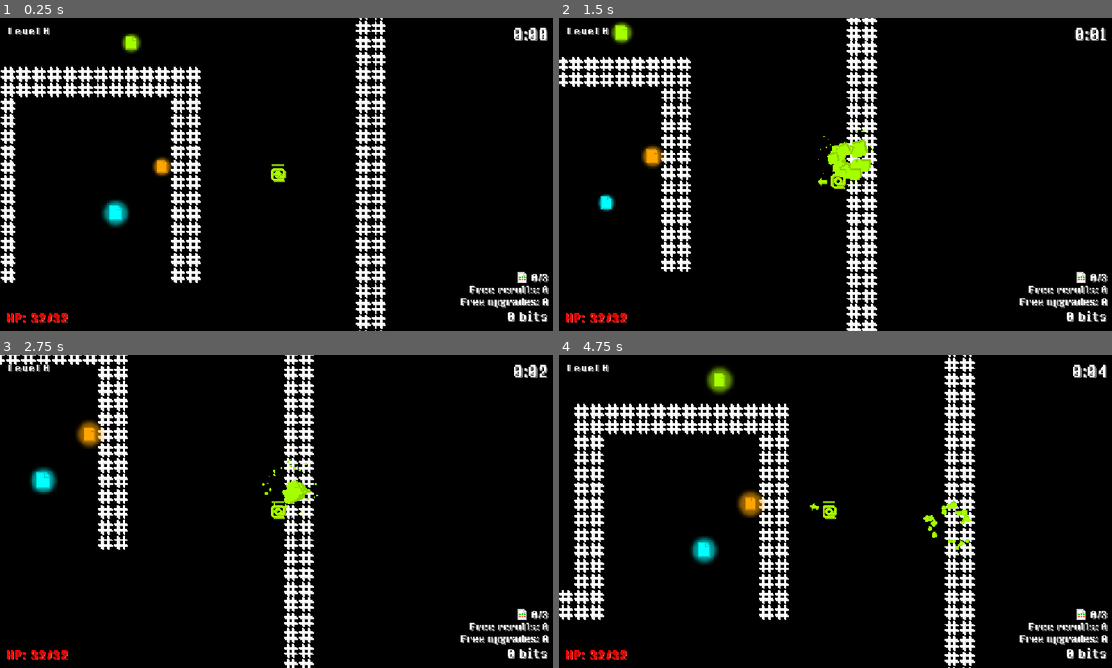
Above: before the commit, frames 1-4 (two rows, left to right).
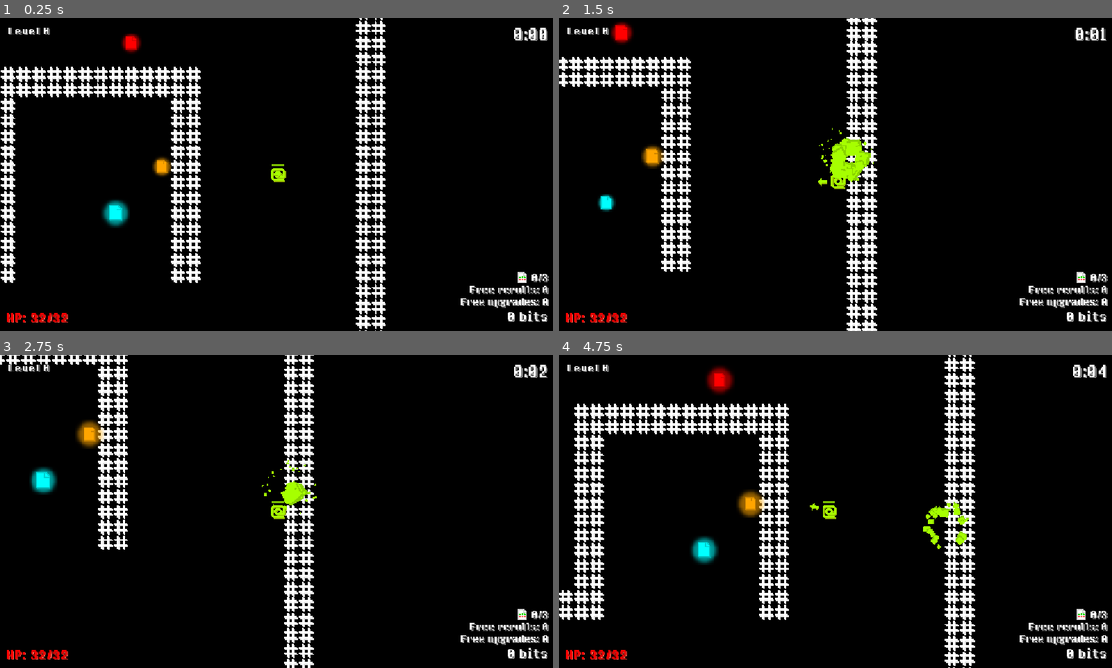
Above: after the commit, the same moments.

Repository: JLi69/codepatch
Game: Godot game, scene res://scenes/main.tscn
The game is run twice, just before and just after one commit, with the same random seed, the same clock (stepped at 60 frames per second) and the same inputs.
Inputs (mouse positions are in pixels of both pictures, inside the frame that each line leads up to):
- Up to frame 1 (0.25 s): no input
- Up to frame 2 (1.5 s): move the mouse to (957, 158) at 0.52 s; press the mouse at (957, 158) at 0.53 s; hold Right (right) 0.53-1.28 s; move the mouse to (724, 190) at 1.27 s; release the mouse at (724, 190) at 1.28 s; hold Down (down) from 1.28 s (still down); click (724, 190) at 1.35 s
- Up to frame 3 (2.75 s): move the mouse to (331, 442) at 2.02 s; release Down (down) at 2.03 s; press the mouse at (331, 442) at 2.03 s; hold Right (right) from 2.03 s (still down)
- Up to frame 4 (4.75 s): move the mouse to (807, 574) at 2.77 s; release Right (right) at 2.78 s; release the mouse at (807, 574) at 2.78 s; hold Up (up) 2.78-3.53 s; click (807, 574) at 2.85 s; move the mouse to (1001, 558) at 3.52 s; press the mouse at (1001, 558) at 3.53 s; hold Left (left) from 3.53 s (still down); move the mouse to (669, 464) at 4.27 s; release the mouse at (669, 464) at 4.28 s; click (669, 464) at 4.35 s

The runs differ from the first frame. In frame 1, 0.2% of the frame differs, in the area x 21-26%, y 4-12%; in frame 2, 0.7%; in frame 3, 0.2%; in frame 4, 0.8%, in the area x 26-75%, y 3-63%.

Commit message:
Added upgrades to the store.

Diff:
--- a/scenes/store.tscn
+++ b/scenes/store.tscn
@@ -20,9 +20,9 @@
 anchor_left = 0.5
 anchor_right = 0.5
 offset_left = -158.5
-offset_top = 24.0
+offset_top = 16.0
 offset_right = 158.5
-offset_bottom = 95.0
+offset_bottom = 87.0
 grow_horizontal = 2
 theme_override_colors/font_color = Color(0, 1, 0, 1)
 theme_override_colors/font_shadow_color = Color(7.099286e-07, 0.39123017, 0, 1)
@@ -51,7 +51,7 @@
 theme_override_constants/separation = 12
 
 [node name="Upgrade1" type="Button" parent="Buttons" unique_id=435661026]
-custom_minimum_size = Vector2(0, 48)
+custom_minimum_size = Vector2(0, 60)
 layout_mode = 2
 theme_override_colors/font_color = Color(0, 0.5545257, 9.62615e-07, 1)
 theme_override_colors/font_focus_color = Color(0, 1, 0, 1)
@@ -59,12 +59,13 @@
 theme_override_colors/font_hover_color = Color(0, 1, 0, 1)
 theme_override_colors/font_hover_pressed_color = Color(0, 1, 0, 1)
 theme_override_colors/font_disabled_color = Color(0, 0.2175481, 1.2032687e-07, 1)
+theme_override_constants/line_spacing = 6
 theme_override_fonts/font = ExtResource("3_codmc")
-theme_override_font_sizes/font_size = 25
+theme_override_font_sizes/font_size = 20
 text = "UPGRADE1"
 
 [node name="Upgrade2" type="Button" parent="Buttons" unique_id=809246005]
-custom_minimum_size = Vector2(0, 48)
+custom_minimum_size = Vector2(0, 60)
 layout_mode = 2
 theme_override_colors/font_color = Color(0, 0.5545257, 9.62615e-07, 1)
 theme_override_colors/font_focus_color = Color(0, 1, 0, 1)
@@ -72,12 +73,13 @@
 theme_override_colors/font_hover_color = Color(0, 1, 0, 1)
 theme_override_colors/font_hover_pressed_color = Color(0, 1, 0, 1)
 theme_override_colors/font_disabled_color = Color(0, 0.2175481, 1.2032687e-07, 1)
+theme_override_constants/line_spacing = 6
 theme_override_fonts/font = ExtResource("3_codmc")
-theme_override_font_sizes/font_size = 25
+theme_override_font_sizes/font_size = 20
 text = "UPGRADE2"
 
 [node name="Upgrade3" type="Button" parent="Buttons" unique_id=1692492492]
-custom_minimum_size = Vector2(0, 48)
+custom_minimum_size = Vector2(0, 60)
 layout_mode = 2
 theme_override_colors/font_color = Color(0, 0.5545257, 9.62615e-07, 1)
 theme_override_colors/font_focus_color = Color(0, 1, 0, 1)
@@ -85,8 +87,9 @@
 theme_override_colors/font_hover_color = Color(0, 1, 0, 1)
 theme_override_colors/font_hover_pressed_color = Color(0, 1, 0, 1)
 theme_override_colors/font_disabled_color = Color(0, 0.2175481, 1.2032687e-07, 1)
+theme_override_constants/line_spacing = 6
 theme_override_fonts/font = ExtResource("3_codmc")
-theme_override_font_sizes/font_size = 25
+theme_override_font_sizes/font_size = 20
 text = "UPGRADE3"
 
 [node name="BuyHeal" type="Button" parent="Buttons" unique_id=1398076769]
@@ -140,9 +143,9 @@
 anchor_right = 0.5
 anchor_bottom = 1.0
 offset_left = -183.0
-offset_top = -178.0
+offset_top = -154.0
 offset_right = 183.0
-offset_bottom = -80.0
+offset_bottom = -56.0
 grow_horizontal = 2
 grow_vertical = 0
 theme_override_colors/font_color = Color(0, 0.45882353, 0, 1)
@@ -173,4 +176,5 @@
 autowrap_mode = 2
 
 [connection signal="pressed" from="Buttons/BuyHeal" to="." method="_on_buy_heal_pressed"]
+[connection signal="pressed" from="Buttons/Reroll" to="." method="_on_reroll_pressed"]
 [connection signal="pressed" from="NextLevel" to="." method="_on_next_level_pressed"]
--- a/scripts/enemies/bug.gd
+++ b/scripts/enemies/bug.gd
@@ -170,14 +170,14 @@
 	explosion.global_position = global_position
 	explosion.scale *= 0.4
 	explosion.modulate = $AnimatedSprite2D.modulate
-	level.add_child(explosion)
+	level.call_deferred("add_child", explosion)
 
 	if randf() < drop_file_probability:
 		var file: FileItem = file_scene.instantiate()
 		file.global_position = global_position
 		file.id = file_drop
 		if level:
-			level.add_child(file)
+			level.call_deferred("add_child", file)
 
 func _process(delta: float) -> void:
 	$Healthbar.update_bar(health, max_health)
--- a/scripts/file_item.gd
+++ b/scripts/file_item.gd
@@ -9,7 +9,13 @@
 
 const POSSIBLE_EFFECTS: Array[String] = [
 	"heal",
+	"heal",
+	"heal",
+	"heal",
 	"speed",
+	"speed",
+	"bits",
+	"bits",
 	"bits",
 	"bullet",
 	"reroll",
@@ -61,6 +67,9 @@
 
 func _on_area_entered(area: Area2D) -> void:
 	if area.get_parent() is Player:
+		if area.get_parent().health <= 0:
+			return
+
 		queue_free()
 		var player: Player = area.get_parent()
 		apply_effect(player)
--- a/scripts/player.gd
+++ b/scripts/player.gd
@@ -8,14 +8,14 @@
 const DEFAULT_SHOOT_COOLDOWN: float = 0.5
 
 # Stats that can be upgraded
-var speed: float = DEFAULT_SPEED
+var speed: float = 1.0
 var max_health: int = DEFAULT_MAX_HEALTH
 var shoot_cooldown: float = DEFAULT_SHOOT_COOLDOWN
 var bullet_count: int = 1
 var bullet_damage: int = 1
 var score_multiplier: float = 1.0
-# In radians
-var bullet_spread: float = deg_to_rad(60.0)
+# In degrees
+var bullet_spread: float = 60.0
 
 var free_rerolls: int = 0
 var free_upgrades: int = 0
@@ -77,7 +77,7 @@
 	if !can_move:
 		velocity = Vector2.ZERO
 
-	velocity = velocity.normalized() * speed
+	velocity = velocity.normalized() * speed * DEFAULT_SPEED
 	if speed_time > 0.0:
 		velocity *= 2.0
 	speed_time = max(speed_time - delta, 0.0)
@@ -98,6 +98,9 @@
 func heal(amt: int) -> void:
 	health = min(max_health, health + amt)
 
+func clamp_value(id: String, min_val: float) -> void:
+	set(id, max(get(id), min_val))
+
 func _on_bullet_hitbox_area_entered(area: Area2D) -> void:
 	if health <= 0:
 		return
--- a/scripts/player_gun.gd
+++ b/scripts/player_gun.gd
@@ -37,7 +37,7 @@
 	if shoot_cooldown <= 0.0 and Input.is_action_pressed("shoot"):
 		shoot_cooldown = player.shoot_cooldown
 		var bullet_count: int = player.bullet_count
-		var spread: float = player.bullet_spread
+		var spread: float = deg_to_rad(player.bullet_spread)
 		if player.multishots_left > 0:
 			player.multishots_left -= 1
 			bullet_count = ceili(bullet_count * randf_range(1.25, 2.5))
--- a/scripts/store.gd
+++ b/scripts/store.gd
@@ -1,4 +1,165 @@
 extends Control
+
+class Upgrade:
+	var cost: int = 0
+	# Double = upgrade one stat, downgrade another
+	const UPGRADE_TYPE_LIST: Array[String] = [ "add", "mult", "double" ]
+	var upgrade_type: String = ""
+	const STAT_LIST: Array[String] = [
+		"max_health",
+		"speed",
+		"bullet_count",
+		"bullet_spread",
+		"bullet_damage",
+		"shoot_cooldown",
+		"score_multiplier",
+	]
+	var value: float = 0.0
+	var upgrade_stat: String = ""
+	var downgrade_value: float = 0.0
+	var downgrade_stat: String = ""
+
+	const UPGRADE_VALUES_ADD: Dictionary = {
+		"max_health" : [ 6.0, 8.0, 10.0, 12.0 ],
+		"speed" : [ 0.05, 0.1, 0.15, 0.15, 0.25, 0.25, 0.3 ],
+		"bullet_count" : [ 1.0, 1.0, 2.0 ],
+		"bullet_spread": [ 8.0, 6.0, 5.0, -5.0, -6.0, -8.0 ],
+		"bullet_damage" : [ 1.0, 1.0, 1.0, 2.0 ],
+		"shoot_cooldown" : [ -0.025, -0.05, -0.05, -0.075, -0.1 ],
+		"score_multiplier" : [ 0.1, 0.1, 0.15, 0.15, 0.2, 0.2, 0.25, 0.4, 0.5 ],
+	}
+
+	const UPGRADE_VALUES_MULT: Dictionary = {
+		"max_health" : [ 1.1, 1.15, 1.2, 1.25 ],
+		"speed" : [ 1.05, 1.1, 1.1, 1.15, 1.2 ],
+		"bullet_count" : [ 1.1, 1.25, 1.5 ],
+		"bullet_spread": [ 0.95, 0.9, 0.9, 0.85, 0.8 ],
+		"bullet_damage" : [ 1.1, 1.25, 1.5  ],
+		"shoot_cooldown" : [ 0.95, 0.95, 0.9, 0.9, 0.85, 0.8, 0.75 ],
+		"score_multiplier" : [ 1.1, 1.2, 1.3, 1.4, 1.5 ],
+	}
+
+	const UPGRADE_NAME: Dictionary = {
+		"max_health" : "MAX HP",
+		"speed" : "SPEED",
+		"bullet_count" : "COUNT",
+		"bullet_spread" : "SPREAD",
+		"bullet_damage" : "DAMAGE" ,
+		"shoot_cooldown" : "COOLDOWN",
+		"score_multiplier" : "BIT MULT",
+	}
+
+	const MIN_VALUES: Dictionary = {
+		"max_health" : 1,
+		"speed" : 0.01,
+		"bullet_count" : 0,
+		"bullet_damage" : 0,
+		"bullet_spread" : 0.001,
+		"shoot_cooldown" : 0.001,
+		"score_multiplier" : 0.0,
+	}
+
+	static var format_str: Dictionary = {
+		"max_health" : func(v: float) -> String: return "%d" % int(v),
+		"speed" : func(v: float) -> String: return "%.2f" % v,
+		"bullet_count" : func(v: float) -> String: return "%d" % int(v),
+		"bullet_spread" : func(v: float) -> String: return "%ddeg" % int(v),
+		"bullet_damage" : func(v: float) -> String: return "%d" % int(v),
+		"shoot_cooldown" : func(v: float) -> String: return "%dms" % int(v * 1000.0),
+		"score_multiplier" : func(v: float) -> String: return "%.2f" % v,
+	}
+
+	func _init() -> void:
+		upgrade_type = UPGRADE_TYPE_LIST[randi() % len(UPGRADE_TYPE_LIST)]
+		var index: int
+		match upgrade_type:
+			"add":
+				upgrade_stat = STAT_LIST[randi() % len(STAT_LIST)]
+				cost = randi_range(250, 500)
+				# Get the stat value change of the upgrade
+				index = randi_range(0, len(UPGRADE_VALUES_ADD[upgrade_stat]) - 1)
+				value = UPGRADE_VALUES_ADD[upgrade_stat][index]
+			"mult":
+				upgrade_stat = STAT_LIST[randi() % len(STAT_LIST)]
+				cost = randi_range(300, 800)
+				# Get the stat value of the upgrade
+				index = randi_range(0, len(UPGRADE_VALUES_MULT[upgrade_stat]) - 1)
+				value = UPGRADE_VALUES_MULT[upgrade_stat][index]
+			"double":
+				index = randi() % len(STAT_LIST)
+				upgrade_stat = STAT_LIST[index]
+				downgrade_stat = STAT_LIST[randi() % len(STAT_LIST)]
+				if downgrade_stat == upgrade_stat:
+					downgrade_stat = STAT_LIST[(index + 1) % len(STAT_LIST)]
+				cost = randi_range(400, 800)
+				# Get the stat value of the upgrade
+				index = randi_range(0, len(UPGRADE_VALUES_ADD[upgrade_stat]) - 1)
+				value = UPGRADE_VALUES_ADD[upgrade_stat][index] * 2.0
+				index = randi_range(0, len(UPGRADE_VALUES_ADD[downgrade_stat]) - 1)
+				downgrade_value = -UPGRADE_VALUES_ADD[downgrade_stat][index]
+
+	func apply(player: Player) -> void:
+		match upgrade_type:
+			"add":
+				if player.get(upgrade_stat) is int:
+					if upgrade_stat == "max_health":
+						player.health += int(value)
+					player.set(upgrade_stat, player.get(upgrade_stat) + int(value))
+				elif player.get(upgrade_stat) is float:
+					player.set(upgrade_stat, player.get(upgrade_stat) + value)
+				player.clamp_value(upgrade_stat, MIN_VALUES[upgrade_stat])
+			"mult":
+				if player.get(upgrade_stat) is int:
+					if upgrade_stat == "max_health":
+						var next_val: int = ceili(player.max_health * value)
+						player.health += next_val - player.max_health
+					player.set(upgrade_stat, ceili(player.get(upgrade_stat) * value))
+				elif player.get(upgrade_stat) is float:
+					player.set(upgrade_stat, player.get(upgrade_stat) * value)
+				player.clamp_value(upgrade_stat, MIN_VALUES[upgrade_stat])
+			"double":
+				if player.get(upgrade_stat) is int:
+					if upgrade_stat == "max_health":
+						player.health += int(value)
+					player.set(upgrade_stat, player.get(upgrade_stat) + int(value))
+				elif player.get(upgrade_stat) is float:
+					player.set(upgrade_stat, player.get(upgrade_stat) + value)
+				player.clamp_value(upgrade_stat, MIN_VALUES[upgrade_stat])
+
+				if player.get(downgrade_stat) is int:
+					if downgrade_stat == "max_health":
+						player.health += int(downgrade_value)
+					player.set(downgrade_stat, player.get(downgrade_stat) + int(downgrade_value))
+				elif player.get(downgrade_stat) is float:
+					player.set(downgrade_stat, player.get(downgrade_stat) + downgrade_value)
+				player.clamp_value(downgrade_stat, MIN_VALUES[downgrade_stat])
+		player.health = max(player.health, 1)
+
+	func get_string() -> String:
+		var msg: String = ""
+
+		msg += "%s: " % UPGRADE_NAME[upgrade_stat]
+
+		match upgrade_type:
+			"add":
+				if value > 0.0:
+					msg += "+" + format_str[upgrade_stat].call(value)
+				else:
+					msg += format_str[upgrade_stat].call(value)
+			"mult":
+				msg += "x%.2f" % value
+			"double":
+				if value > 0.0:
+					msg += "+" + format_str[upgrade_stat].call(value)
+				else:
+					msg += format_str[upgrade_stat].call(value)
+				msg += ", %s: " % UPGRADE_NAME[downgrade_stat]
+				if downgrade_value > 0.0:
+					msg += "+" + format_str[downgrade_stat].call(downgrade_value)
+				else:
+					msg += format_str[downgrade_stat].call(downgrade_value)
+
+		return msg
 
 @onready var player: Player = $/root/Main/Player
 @onready var main: Main = $/root/Main
@@ -8,21 +169,76 @@
 var reroll_cost: int = 512
 var level_theme: String = ""
 
+@onready var upgrade_buttons: Array = [
+	$Buttons/Upgrade1,
+	$Buttons/Upgrade2,
+	$Buttons/Upgrade3,
+]
+
+var upgrades: Array[Upgrade] = []
+
+func apply_upgrade(index: int) -> void:
+	if index < 0 or index >= len(upgrades):
+		return
+	if upgrades[index] == null:
+		return
+	if player.score < upgrades[index].cost and player.free_upgrades <= 0:
+		return
+	if player.free_upgrades > 0:
+		player.free_upgrades -= 1
+	else:
+		player.score -= upgrades[index].cost
+	upgrade_buttons[index].hide()
+	upgrades[index].apply(player)
+	setup_stats()
+	reload_buttons()
+
+func _ready() -> void:
+	for i in range(len(upgrade_buttons)):
+		var upgrade_button: Button = upgrade_buttons[i]
+		upgrades.push_back(null)
+		upgrade_button.connect("pressed", func() -> void: apply_upgrade(i))
+
 func setup_stats() -> void:
 	$Stats.text = "<STATS>\n\n"
 	$Stats.text += "MAX HP: %d\n" % player.max_health
-	$Stats.text += "SPEED: x%.3f\n" % (player.speed / player.DEFAULT_SPEED)
-	$Stats.text += "SHOOT DELAY: %dms\n" % int(player.shoot_cooldown * 1000.0)
-	$Stats.text += "BULLET COUNT: %d\n" % player.bullet_count
-	$Stats.text += "BULLET SPREAD: %ddeg\n" % roundi(rad_to_deg(player.bullet_spread))
-	$Stats.text += "BULLET DAMAGE: %d\n" % player.bullet_damage
+	$Stats.text += "SPEED: x%.3f\n" % player.speed
+	$Stats.text += "COOLDOWN: %dms\n" % int(player.shoot_cooldown * 1000.0)
+	$Stats.text += "COUNT: %d\n" % player.bullet_count
+	$Stats.text += "SPREAD: %ddeg\n" % roundi(player.bullet_spread)
+	$Stats.text += "DAMAGE: %d\n" % player.bullet_damage
 	$Stats.text += "BIT MULT: x%.3f\n" % player.score_multiplier
 
 func setup_buy_heal() -> void:
 	$Buttons/BuyHeal.disabled = player.score < HEAL_COST or player.health >= player.max_health
 
 func setup_reroll() -> void:
-	$Buttons/Reroll.disabled = player.score < reroll_cost
+	$Buttons/Reroll.disabled = player.score < reroll_cost and player.free_rerolls <= 0
+	if player.free_rerolls > 0:
+		$Buttons/Reroll.text = "REROLL (-1 reroll)"
+	else:
+		$Buttons/Reroll.text = "REROLL (%d bits)" % reroll_cost
+
+func reload_upgrade_button_text() -> void:
+	for i in range(len(upgrade_buttons)):
+		upgrade_buttons[i].text = upgrades[i].get_string()
+		if player.free_upgrades > 0:
+			upgrade_buttons[i].text += "\n(-1 upgrade)"
+		else:
+			upgrade_buttons[i].text += "\n(%d bits)" % upgrades[i].cost
+		upgrade_buttons[i].disabled = upgrades[i].cost > player.score and player.free_upgrades <= 0
+
+func reload_buttons() -> void:
+	setup_buy_heal()
+	setup_reroll()
+	reload_upgrade_button_text()
+
+func setup_upgrades() -> void:
+	for i in range(len(upgrades)):
+		upgrades[i] = Upgrade.new()
+	for upgrade_button in upgrade_buttons:
+		upgrade_button.show()
+	reload_buttons()
 
 func setup_next_level() -> void:
 	$NextLevel.text = """> NEXT LEVEL
@@ -37,6 +253,7 @@
 	setup_stats()
 	setup_buy_heal()
 	setup_reroll()
+	setup_upgrades()
 	level_theme = Main.LEVEL_THEMES[randi() % len(Main.LEVEL_THEMES)]
 	setup_next_level()
 
@@ -55,7 +272,7 @@
 		return
 	player.score -= HEAL_COST
 	player.heal(16)
-	setup_buy_heal()
+	reload_buttons()
 
 func _on_next_level_pressed() -> void:
 	player.max_health += 4
@@ -67,4 +284,16 @@
 	player.patch_files = 0
 	main.current_level += 1
 	main.load_level(level_theme)
+	reroll_cost = DEFAULT_REROLL_COST
 	hide()
+
+func _on_reroll_pressed() -> void:
+	if player.score < reroll_cost and player.free_rerolls <= 0:
+		return
+	if player.free_rerolls > 0:
+		player.free_rerolls -= 1
+	else:
+		player.score -= reroll_cost
+		reroll_cost = floori(reroll_cost * 1.25)
+	setup_upgrades()
+	reload_buttons()
